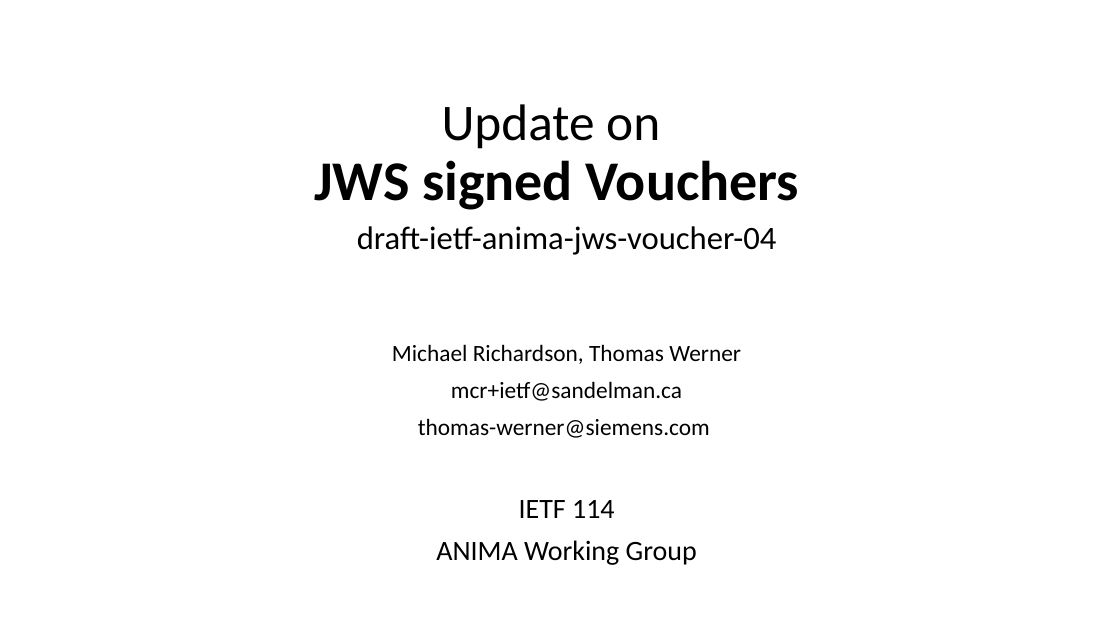
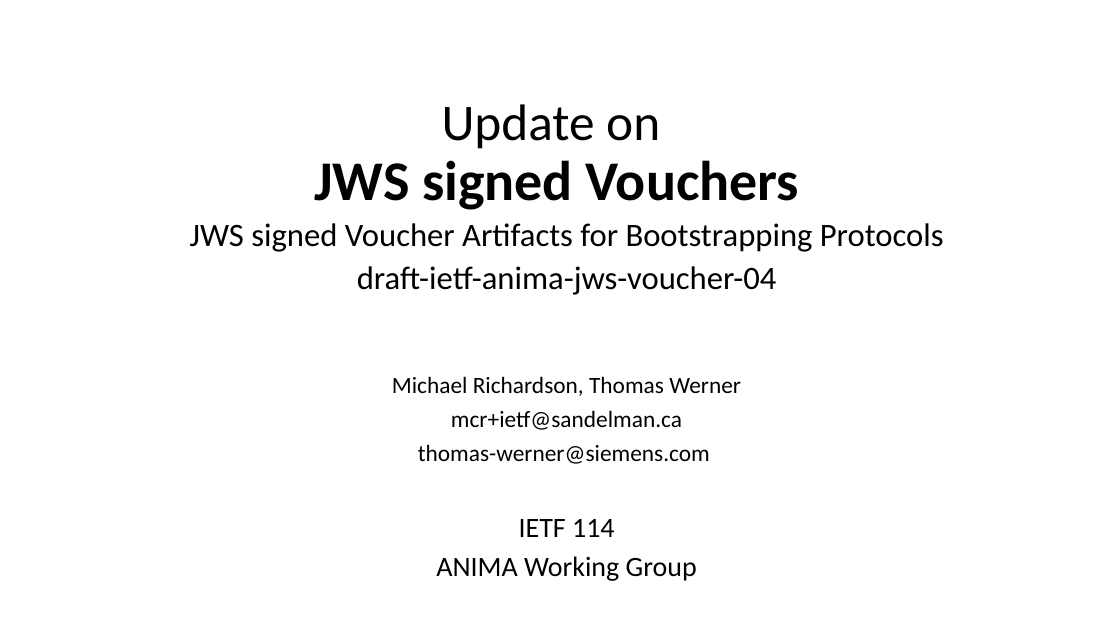
Before and after one commit to anima-wg/anima-jws-voucher, a slide deck: slide 1 of presentations/ietf114-anima-jws-voucher.pptx. Drawn at 1120x630 pixels with LibreOffice and Linux fonts; fonts in the diff are those of the drawing. Boxes give left, top, right and bottom in pixels: in the first picture for what was removed or moved away, otherwise in the second. Text is boxed around its words. In the diff, an @@ line names an element or a change of style, - is before the commit and + after.

```diff
--- a/presentations/ietf114-anima-jws-voucher.pptx
+++ b/presentations/ietf114-anima-jws-voucher.pptx
@@ subtitle at (190, 223, 944, 252): paragraph added @@
+JWS signed Voucher Artifacts for Bootstrapping Protocols
@@ subtitle at (357, 266, 777, 581): line spacing 0.9 to 0.8 @@
```
Also in this commit, not shown: 6 other slides changed, 1 slide added.
